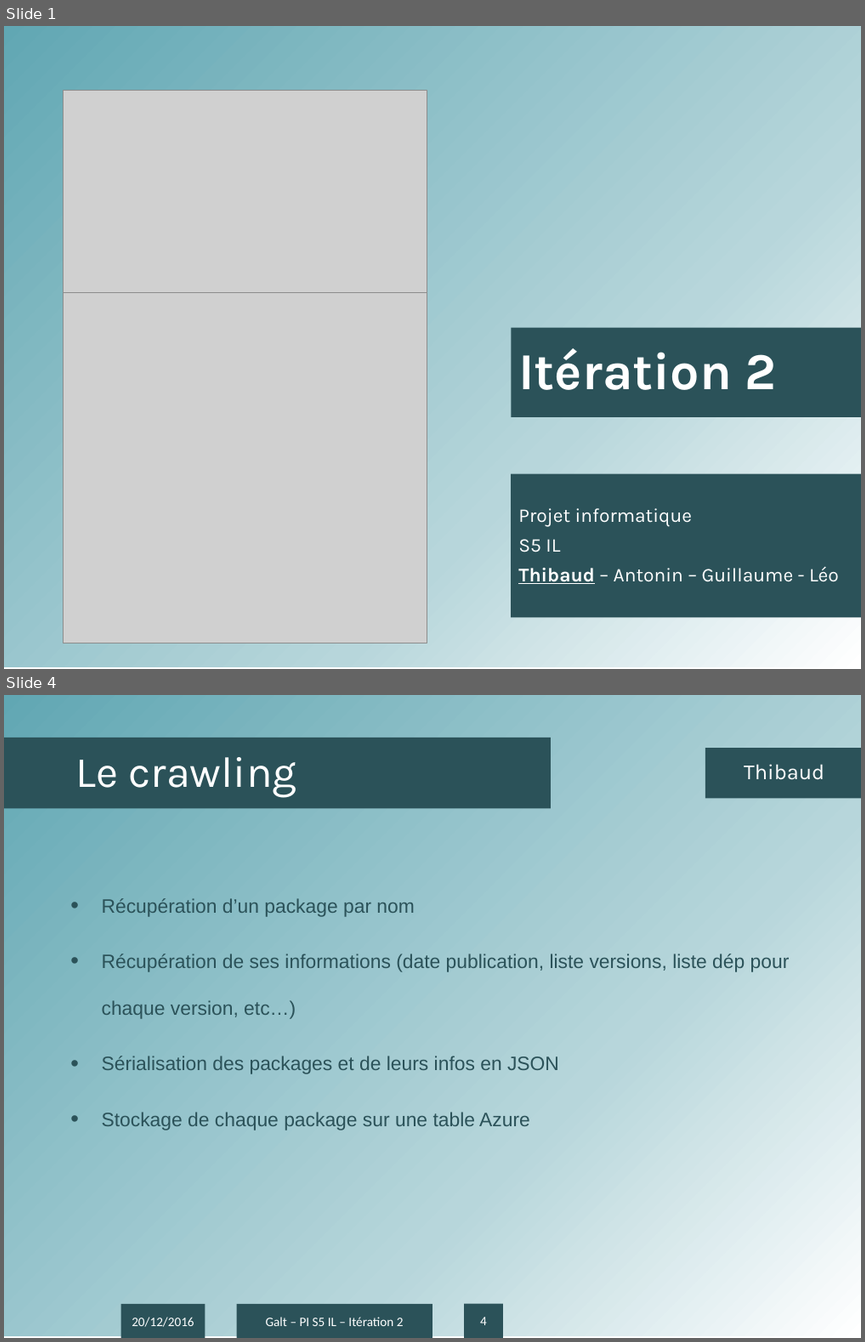
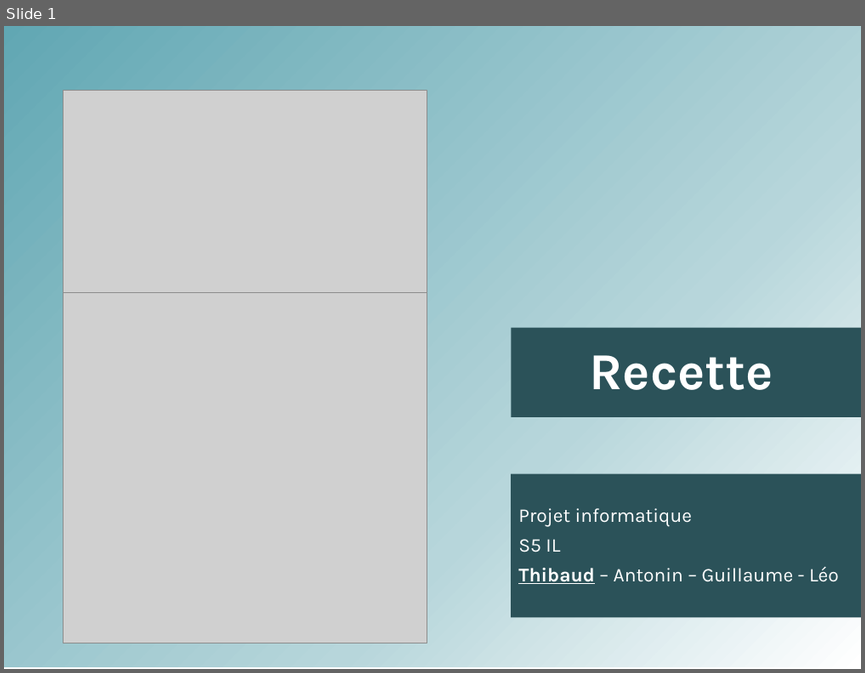
Before and after one commit to antonin-charrier/Project-Galt, a slide deck: Itérations/Présentation IT2.pptx. Shown one above the other, each under a label of ours: slides 1 and 4 before the commit, slide 1 after it; the slides between them are not shown. The pictures are 865x1342 and 865x673 pixels, drawn with LibreOffice and Linux fonts; fonts in the diff are those of the drawing; grey boxes stand for pictures; background and template pictures are left out. Boxes give left, top, right and bottom in pixels: in the first picture for what was removed or moved away, otherwise in the second. Text is boxed around its words. In the diff, an @@ line names an element or a change of style, - is before the commit and + after.

Commit message:
started ppt recette

```diff
--- a/Itérations/Présentation IT2.pptx
+++ b/Itérations/Présentation IT2.pptx
@@ slide 4 removed at (4, 695, 861, 1338), background #FFFFFF; not listed: 1 template element that a slide beside it also shows @@
@@ title removed at (4, 737, 551, 809) @@
-Le crawling
@@ text removed at (705, 748, 861, 799) @@
-Thibaud
@@ text removed at (102, 898, 789, 1130) @@
-• Récupération d’un package par nom
-• Récupération de ses informations (date publication, liste versions, liste dép pour chaque version, etc…)
-• Sérialisation des packages et de leurs infos en JSON
-• Stockage de chaque package sur une table Azure
@@ rectangle removed at (121, 1304, 205, 1338) @@
-20/12/2016
@@ rectangle removed at (236, 1304, 432, 1338) @@
-Galt – PI S5 IL – Itération 2
@@ page number removed at (465, 1304, 503, 1338) @@
-4
@@ slide 1 changed as well @@
@@ subtitle at (590, 355, 773, 390): text changed @@
-Itération 2
+Recette
```
Also in this commit, not shown: 4 other slides changed, 2 other slides removed.
